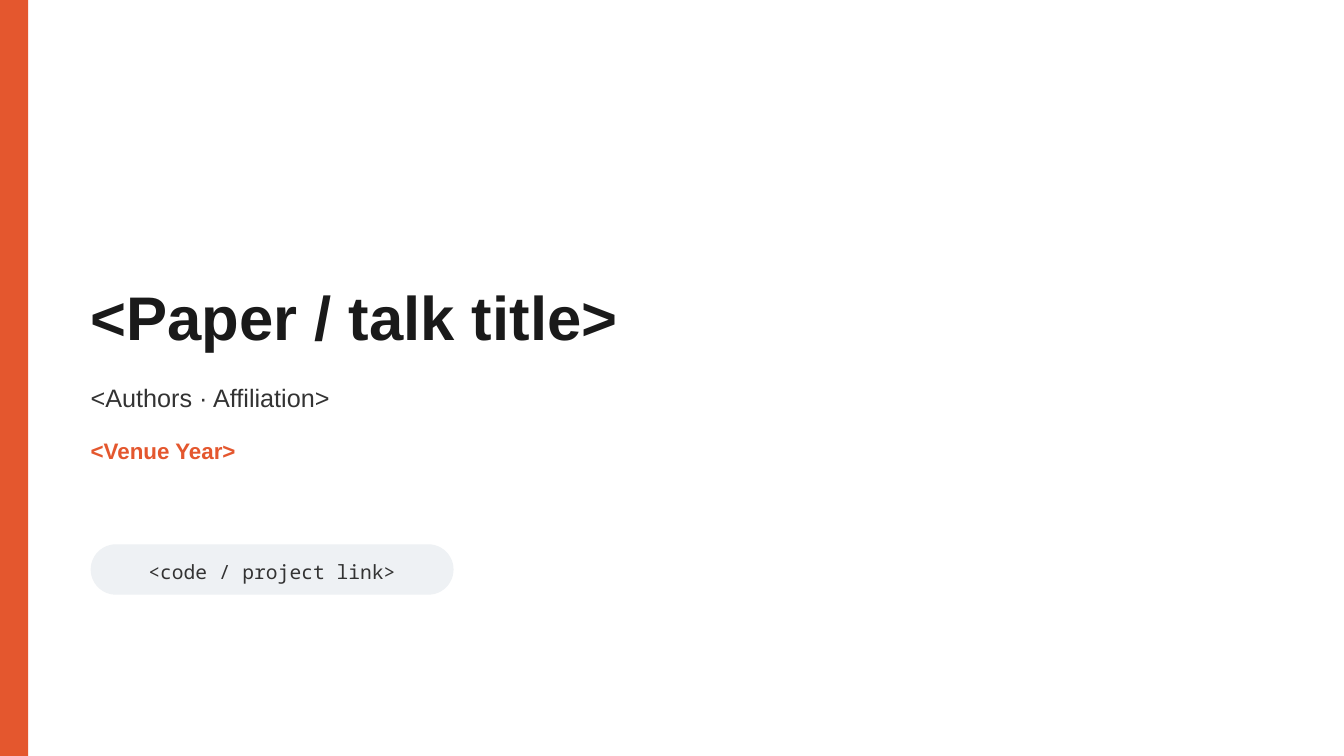
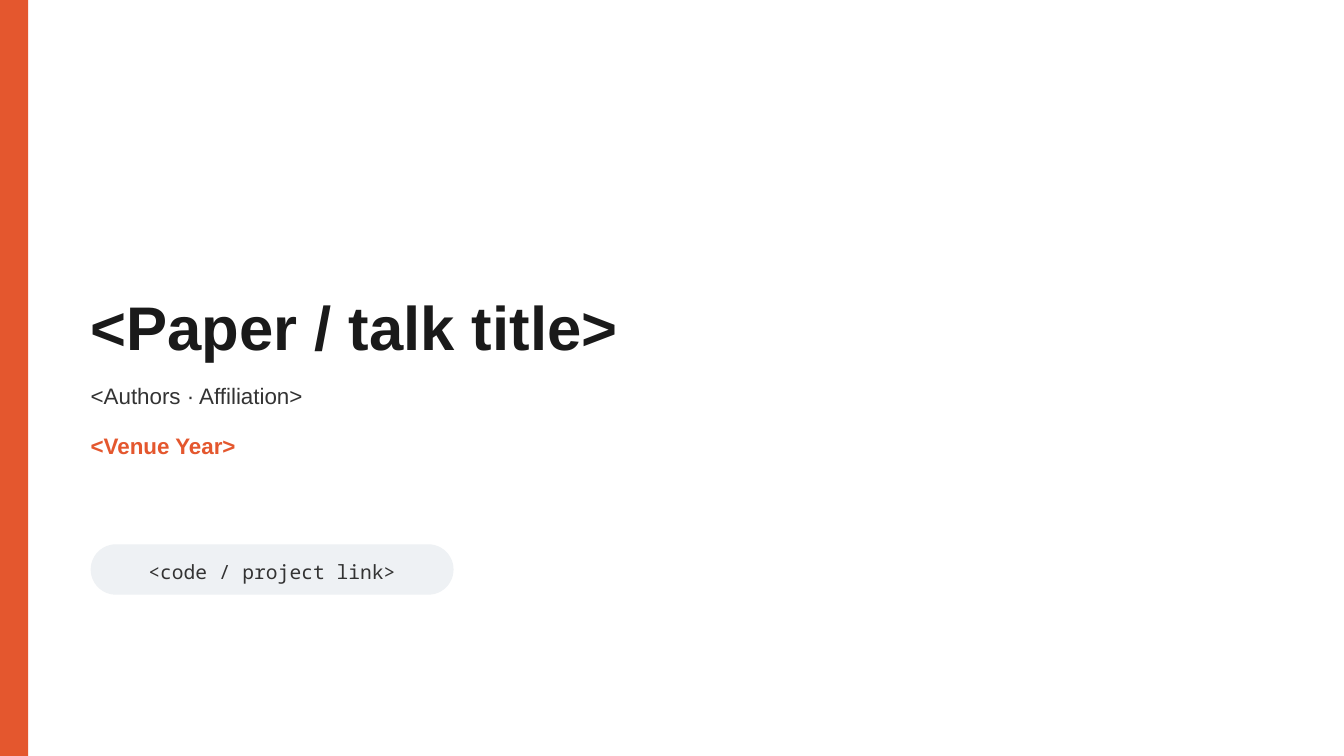
Before and after one commit to smallSheep123/paper-skills, a slide deck: slide 1 of paper-ppt/styles/systems-talk/template.pptx. Drawn at 1344x756 pixels with LibreOffice and Linux fonts; fonts in the diff are those of the drawing. Boxes give left, top, right and bottom in pixels: in the first picture for what was removed or moved away, otherwise in the second. Text is boxed around its words. In the diff, an @@ line names an element or a change of style, - is before the commit and + after.

```diff
--- a/paper-ppt/styles/systems-talk/template.pptx
+++ b/paper-ppt/styles/systems-talk/template.pptx
@@ text "<Paper / talk title>": place and size @@
-text "<Paper / talk title>" at [91,295,617,352]
+text "<Paper / talk title>" at [91,305,617,362]
@@ text "<Authors · Affiliation>" at [91,387,302,405]: size 18 to 16 pt @@
@@ text "<Venue Year>": place and size @@
-text "<Venue Year>" at [91,443,235,460]
+text "<Venue Year>" at [91,438,235,455]
```
Also in this commit, not shown: 5 other slides changed, 34 other files.
